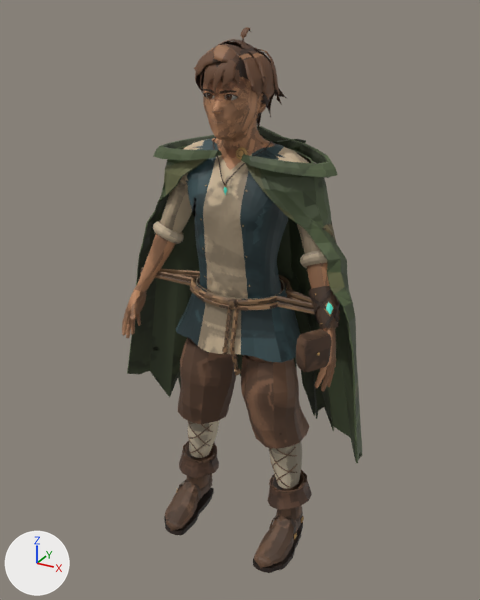
A saved change to the Blender file projects/conquest-units/improved/wren.blend.
Rendered twice from a 50 mm camera at (0.953, -1.783, 1.799) aimed at (-0.028, 0.001, 0.908). Arrows for +X, +Y and +Z are at lower left; the lights stay in place. The older version comes first.

Objects in the first picture: 'wren'.
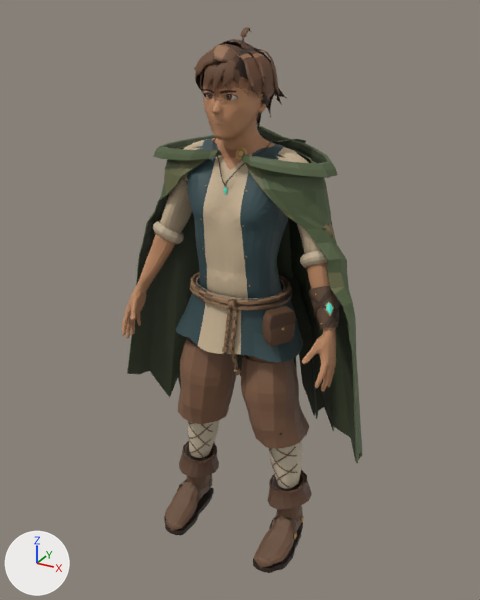
The newer file is also turned or shifted as a whole; pictures and numbers use the older file's frame.

Patch to the scene script:
```diff
--- a/projects/conquest-units/improved/wren.blend.py
+++ b/projects/conquest-units/improved/wren.blend.py
@@ me_wren @@
 # used by ob_wren; location = (0.0, 0.0, 0.0)
-me_wren.from_pydata(...)  # 25090 vertices, 37472 faces; spans x -0.47..0.47, y -0.27..0.27, z 0.0..1.75
+me_wren.from_pydata(...)  # 25090 vertices, 37472 faces; spans x -0.47..0.47, y -0.22..0.27, z 0.0..1.75
+# me_wren part 1
+# 14 vertices are removed from x -0.17..0.35, y -0.13..0.22, z 0.65..0.97
+# 93 faces are deleted
+# 93 vertices in x 0.29..0.37, y -0.26..-0.17, z 0.86..0.96 move by (-0.16, 0.1, 0.0)
+# 51 vertices in x 0.28..0.37, y -0.27..-0.17, z 0.86..0.96 move by (-0.15, 0.1, 0.0)
+# 37 vertices in x 0.29..0.37, y -0.26..-0.18, z 0.86..0.96 move by (-0.16, 0.09, 0.0)
+# 17 vertices in x 0.29..0.36, y -0.26..-0.17, z 0.86..0.96 move by (-0.15, 0.09, 0.0)
+# 8 vertices in x 0.33..0.35, y -0.07, z 0.95..0.98 move by (-0.19, 0.04, 0.0)
+# 5 vertices in x -0.38..-0.36, y -0.07, z 0.96..0.98 move by (0.19, 0.04, 0.0)
+# 28 vertices move from x -0.38..0.35, y -0.14..0.22, z 0.72..0.99 to x -0.18..0.16, y -0.14..0.22, z 0.72..0.98
+# 14 vertices are added at x -0.17..0.16, y -0.14..0.22, z 0.64..0.97
+# 93 new faces join them
+# me_wren part 2: 37275 kept faces spanning x -0.47..0.47, y -0.22..0.27, z 0.0..1.75 get new texture (UV) coordinates
+# me_wren part 3: 66 kept faces spanning x -0.18..0.16, y -0.16..0.12, z 0.94..0.99 get new vertex colours; the middle colour goes from brown #967452 to brown #644a35
 me_wren.materials.append(mat_wren_body)
```

Changed parts and their boxes (x1, y1, x2, y2) in the pictures (480 x 600 px; the box of a moved part takes in the faces that stretch with it):
part 1 of me_wren, moved or reshaped: before (140, 267, 340, 372); after (191, 272, 296, 346)
part 2 of me_wren, surface changed: (122, 78, 359, 569) in both
part 3 of me_wren, recoloured: before (219, 279, 340, 311); after (219, 278, 290, 310)
